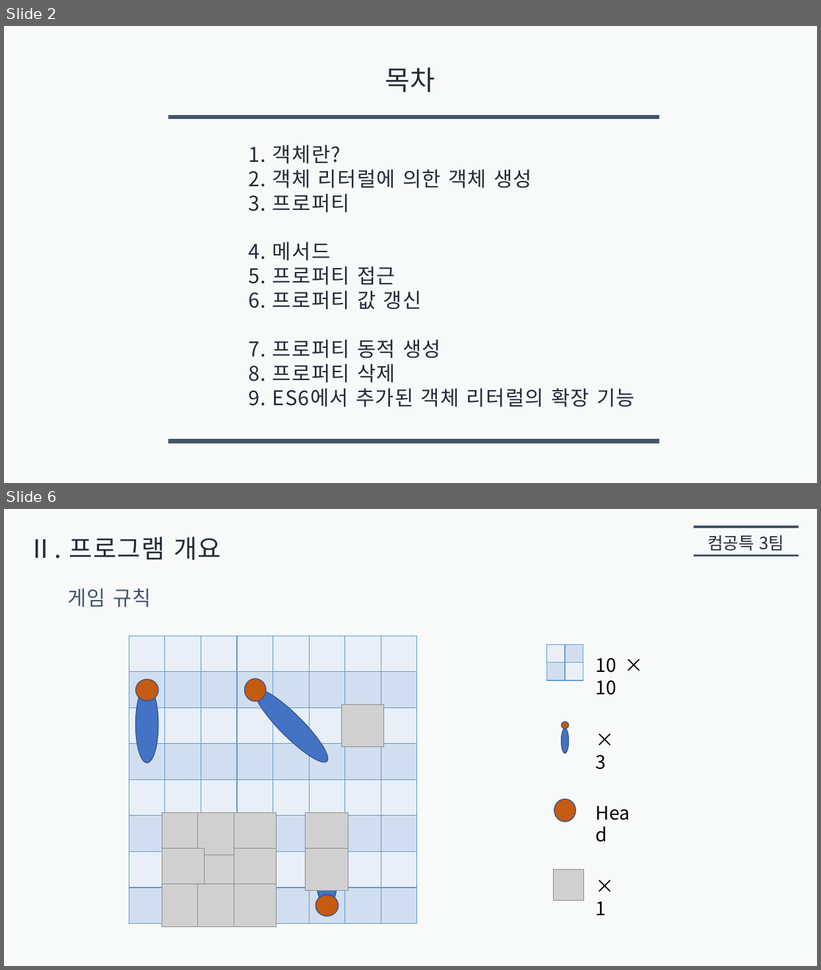
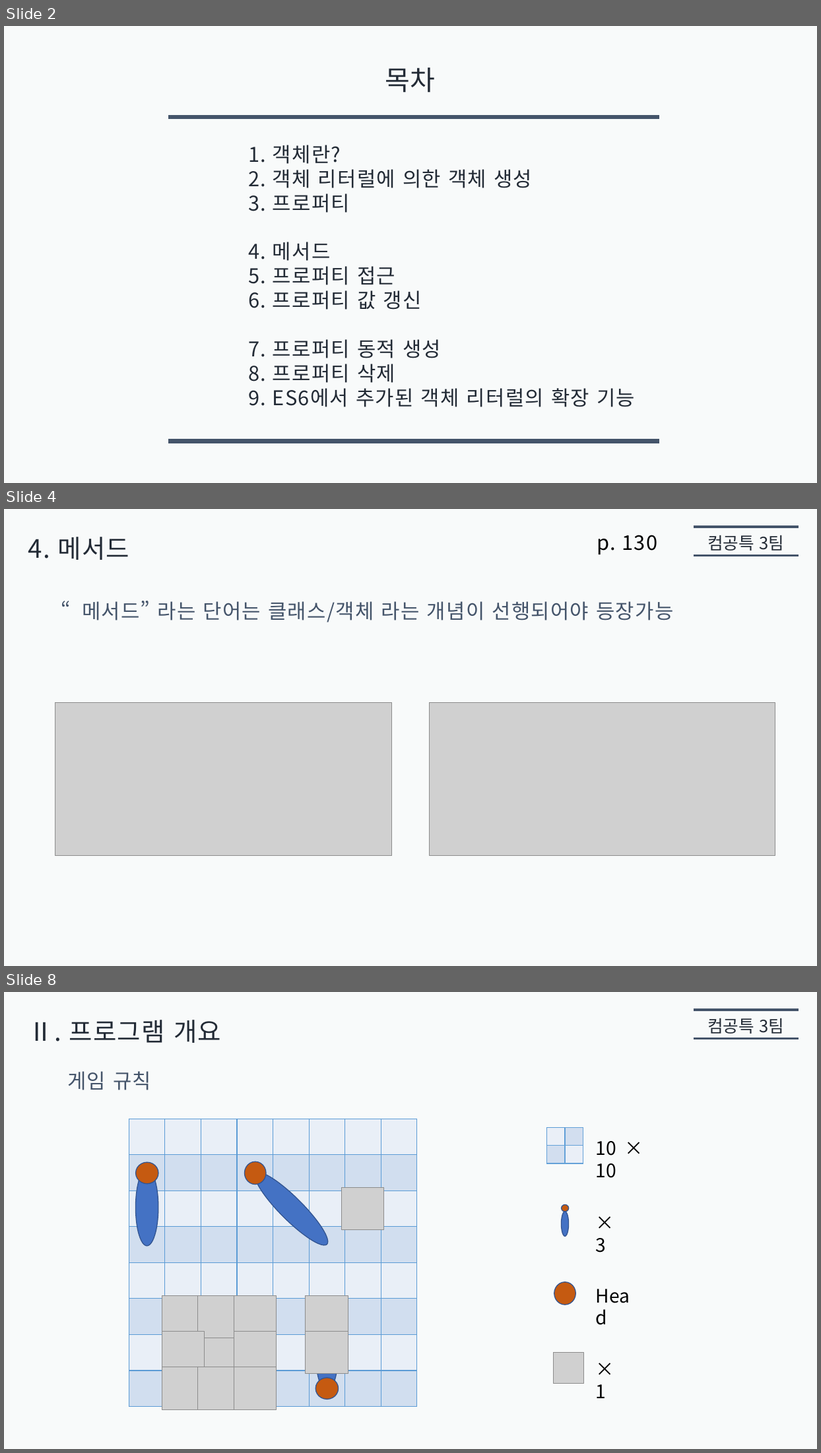
Before and after one commit to jaehoo1/Modern-JavaScript-Deep-Dive, a slide deck: 05. 객체 리터럴/presentation5/jaehoo1/객체_리터럴.pptx. Shown one above the other, each under a label of ours: slides 2 and 6 before the commit, slides 2, 4 and 8 after it; the slides between them are not shown. The pictures are 821x970 and 821x1453 pixels, drawn with LibreOffice and Linux fonts; fonts in the diff are those of the drawing; grey boxes stand for pictures. Boxes give left, top, right and bottom in pixels: in the first picture for what was removed or moved away, otherwise in the second. Text is boxed around its words. In the diff, an @@ line names an element or a change of style, - is before the commit and + after.

```diff
--- a/05. 객체 리터럴/presentation5/jaehoo1/객체_리터럴.pptx
+++ b/05. 객체 리터럴/presentation5/jaehoo1/객체_리터럴.pptx
@@ slide 4 added at (x1=4, y1=509, x2=817, y2=966), background #F8FAFA @@
@@ line added from (694, 527) to (799, 527), #44546A 2.75 pt @@
@@ text added at (x1=28, y1=537, x2=130, y2=560), 30 pt, text #222A35 @@
+4. 메서드
@@ text added at (x1=597, y1=535, x2=658, y2=555), 24 pt, text #000000 @@
+p. 130
@@ text added at (x1=708, y1=535, x2=784, y2=551), 20 pt, text #222A35 @@
+컴공특 3팀
@@ line added from (694, 555) to (799, 555), #44546A 2.75 pt @@
@@ text added at (x1=82, y1=601, x2=673, y2=623), 24 pt, text #44546A @@
+“메서드” 라는 단어는 클래스/객체 라는 개념이 선행되어야 등장가능
@@ picture added at (x1=55, y1=703, x2=392, y2=856) @@
@@ picture added at (x1=429, y1=703, x2=775, y2=856) @@
@@ what was slide 6 is now slide 8 @@
```
Also in this commit, not shown: 2 slides changed, 1 other slide added, 1 other file.
